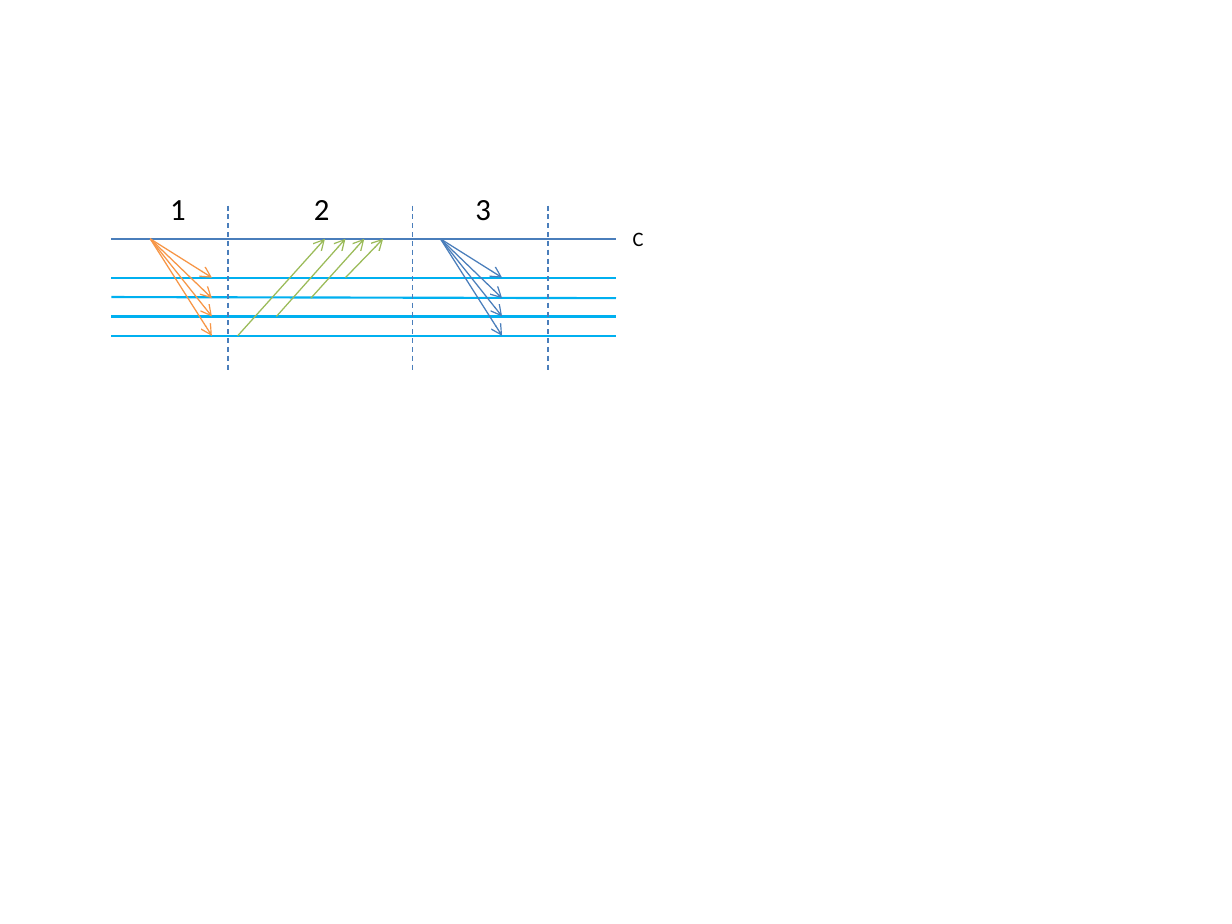
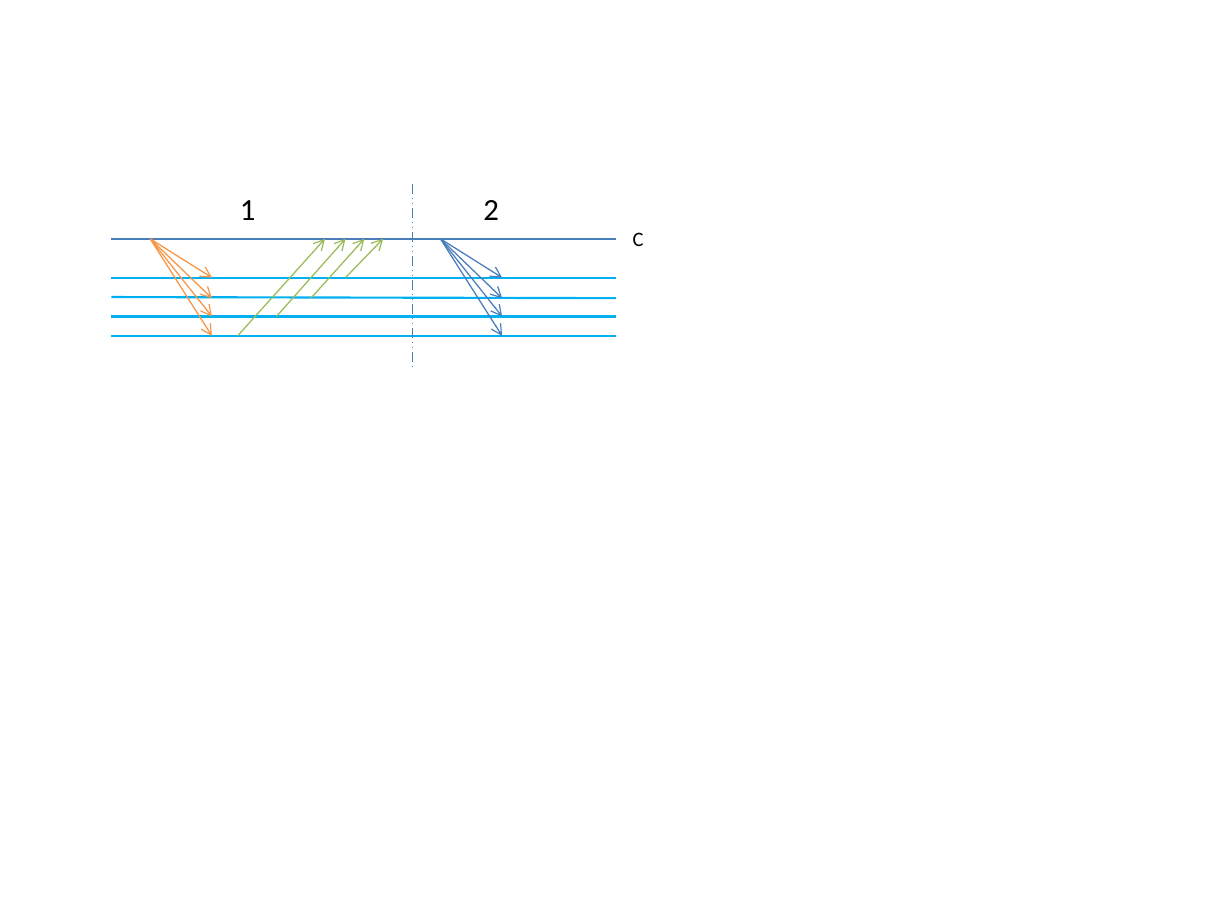
Before and after one commit to michiard/DISC-CLOUD-COURSE, a slide deck: slide 4 of coordination/images/source.pptx. Drawn at 1232x924 pixels with LibreOffice and Linux fonts; fonts in the diff are those of the drawing. Boxes give left, top, right and bottom in pixels: in the first picture for what was removed or moved away, otherwise in the second. Text is boxed around its words. In the diff, an @@ line names an element or a change of style, - is before the commit and + after.

```diff
--- a/coordination/images/source.pptx
+++ b/coordination/images/source.pptx
@@ text "1": place and size @@
-text "1" at [170, 200, 186, 220]
+text "1" at [240, 200, 256, 220]
@@ line removed from (228, 206) to (228, 371) @@
@@ line moved from (413, 206) - (413, 371) to (413, 184) - (413, 371) @@
@@ text "2": place and size @@
-text "2" at [314, 200, 330, 220]
+text "2" at [483, 200, 499, 220]
@@ text removed at [475, 200, 491, 221] @@
-3
@@ line removed from (548, 206) to (548, 371) @@
```
Also in this commit, not shown: 2 other files.
